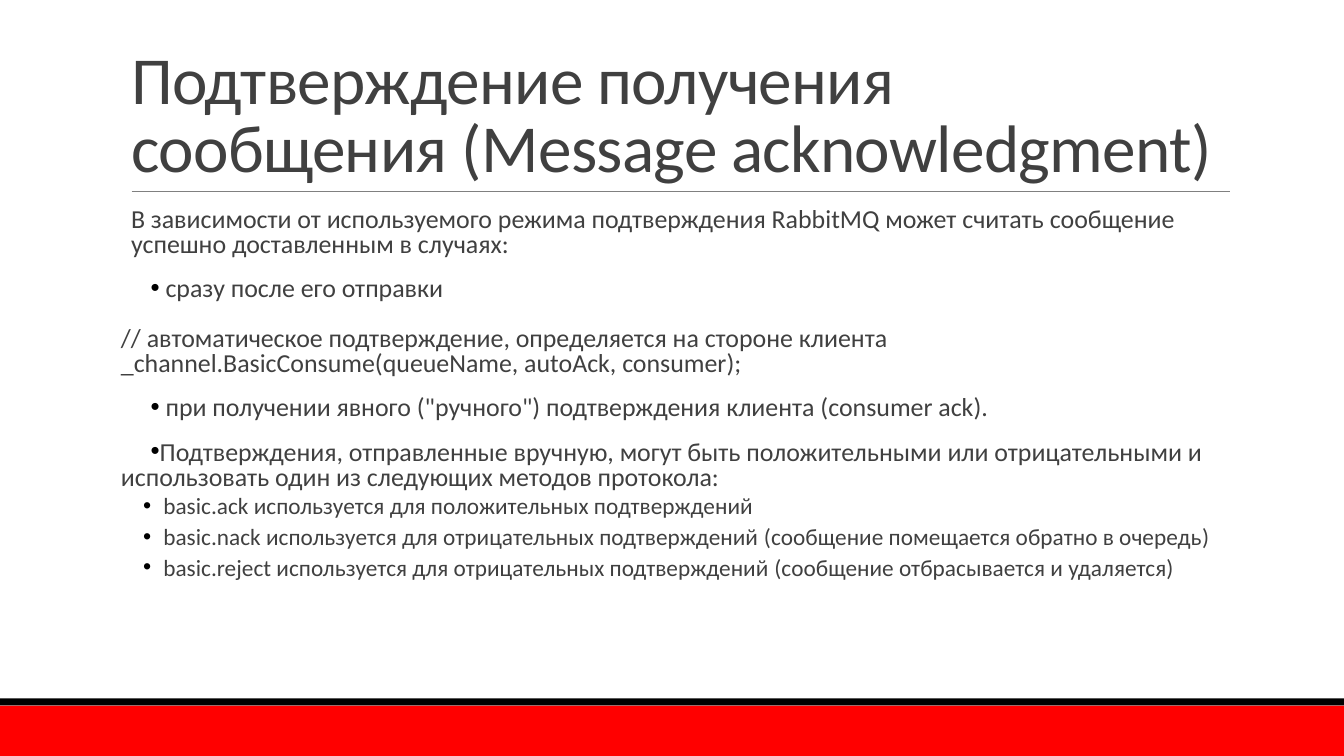
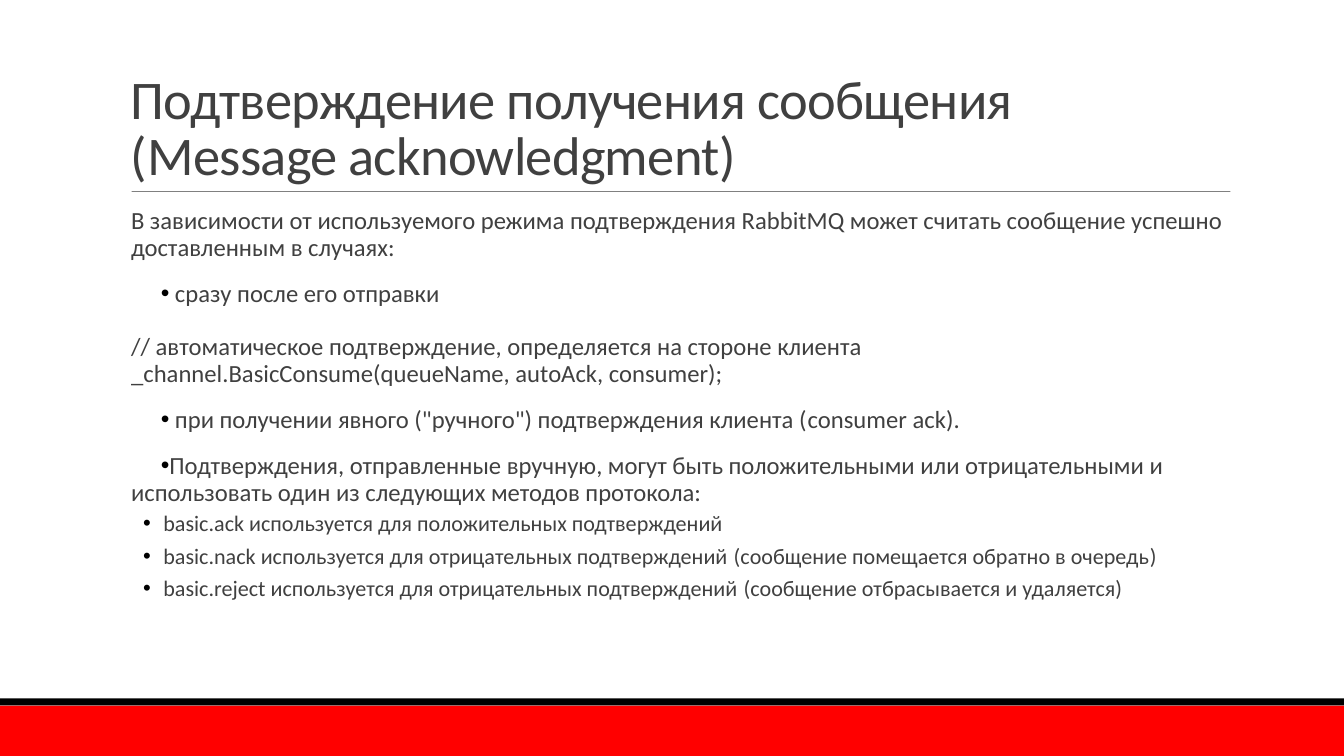
Before and after one commit to TurCons/DisconfRabbitMq, a slide deck: slide 16 of presentation/RabbitMQ.pptx (slide 15 before the commit). Drawn at 1344x756 pixels with LibreOffice and Linux fonts; fonts in the diff are those of the drawing; background and template pictures are left out. Boxes give left, top, right and bottom in pixels: in the first picture for what was removed or moved away, otherwise in the second. Text is boxed around its words. In the diff, an @@ line names an element or a change of style, - is before the commit and + after.

```diff
--- a/presentation/RabbitMQ.pptx
+++ b/presentation/RabbitMQ.pptx
@@ title "Подтверждение получения сообщения (Message acknowledgment)" at box(131, 82, 1012, 185): size 48 to 38.9 pt @@
@@ text "В зависимости от используемого режима ..." at box(131, 212, 1222, 600): size 18.5 to 17.6 pt in "В зависимости от используемого режима подтверждения RabbitMQ ...", "сразу после его отправки // автоматическое подтверждение, ...", "при получении явного ("ручного") подтверждения клиента (cons ...", "Подтверждения, отправленные вручную, могут быть положительны ..."; size 16.6 to 15.8 pt in "basic.ack используется для положительных подтверждений", "basic.nack используется для отрицательных подтверждений (соо ...", "basic.reject используется для отрицательных подтверждений (с ..."; line spacing 0.8 to 0.9; indent changed @@
```
Also in this commit, not shown: 8 other slides changed, 1 slide added, 6 other files.
